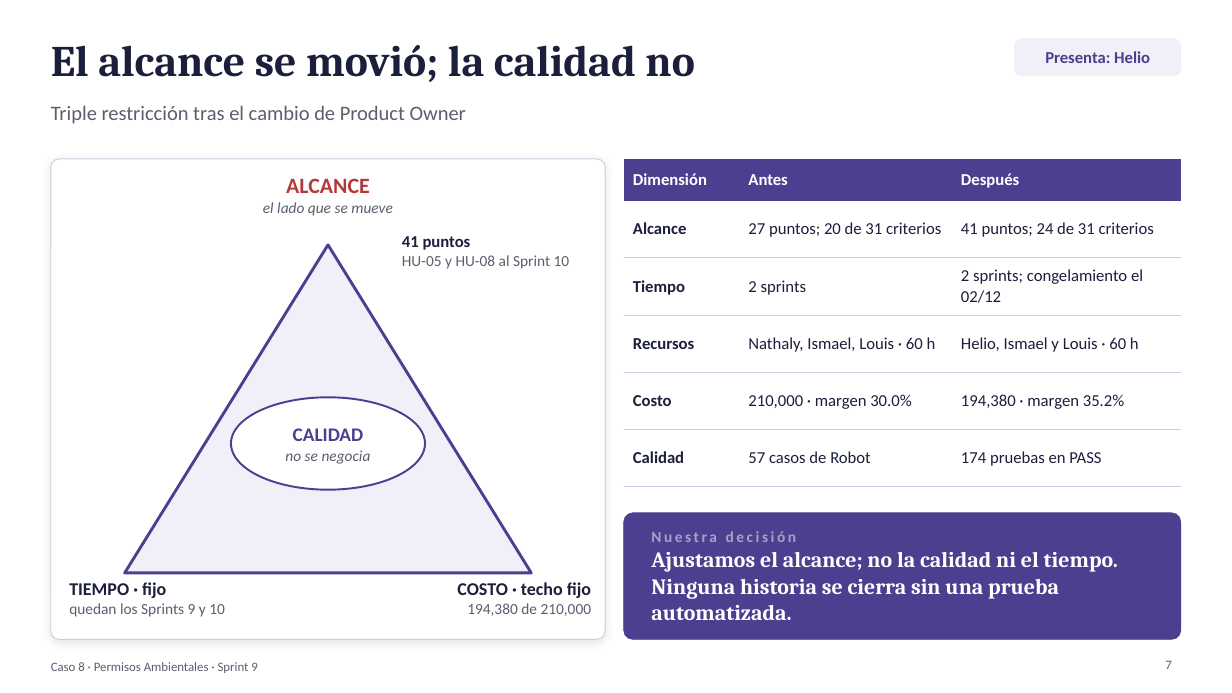
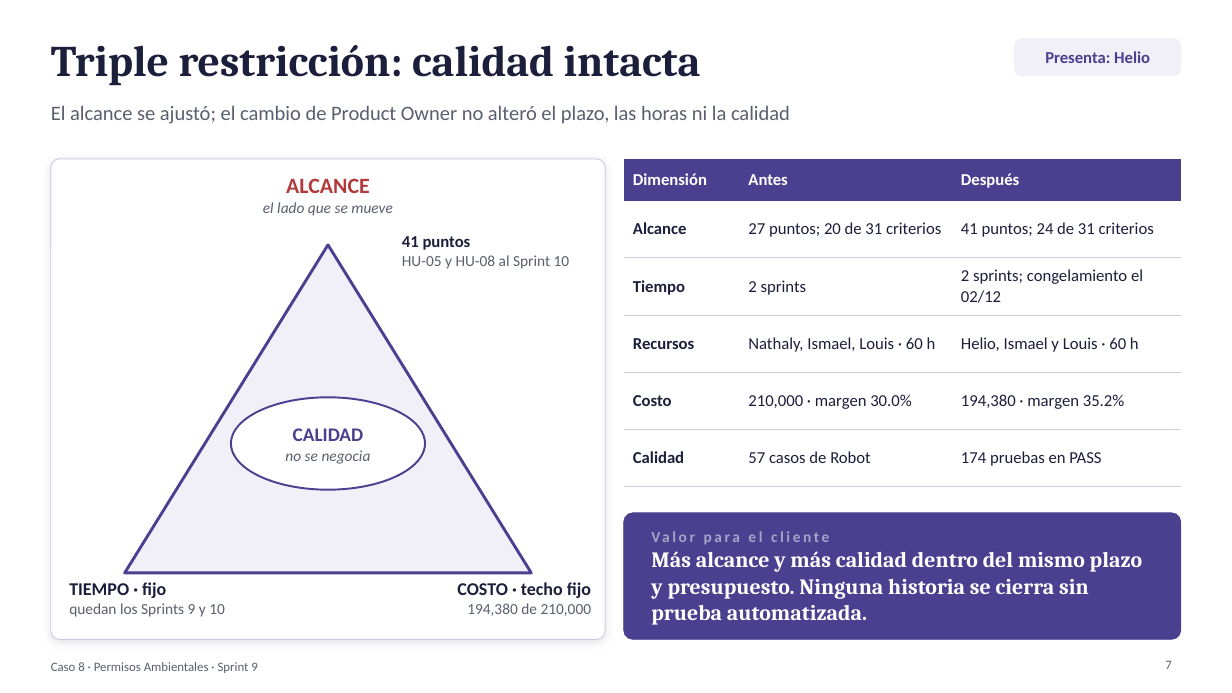
Before and after one commit to topicos127/Caso-8---Permisos-ambientales, a slide deck: slide 7 of docs/Presentacion_Sprint9_Caso8.pptx. Drawn at 1232x693 pixels with LibreOffice and Linux fonts; fonts in the diff are those of the drawing. Boxes give left, top, right and bottom in pixels: in the first picture for what was removed or moved away, otherwise in the second. Text is boxed around its words. In the diff, an @@ line names an element or a change of style, - is before the commit and + after.

```diff
--- a/docs/Presentacion_Sprint9_Caso8.pptx
+++ b/docs/Presentacion_Sprint9_Caso8.pptx
@@ title at [51,45,701,86]: text changed @@
-El alcance se movió; la calidad no
+Triple restricción: calidad intacta
@@ text at [51,105,790,124]: text changed @@
-Triple restricción tras el cambio de Product Owner
+El alcance se ajustó; el cambio de Product Owner no alteró el plazo, las horas ni la calidad
@@ text at [651,551,1142,625]: text changed @@
-Nuestra decisión
-Ajustamos el alcance; no la calidad ni el tiempo. Ninguna historia se cierra sin una prueba automatizada.
+Valor para el cliente
+Más alcance y más calidad dentro del mismo plazo y presupuesto. Ninguna historia se cierra sin prueba automatizada.
```
Also in this commit, not shown: 8 other slides changed.
